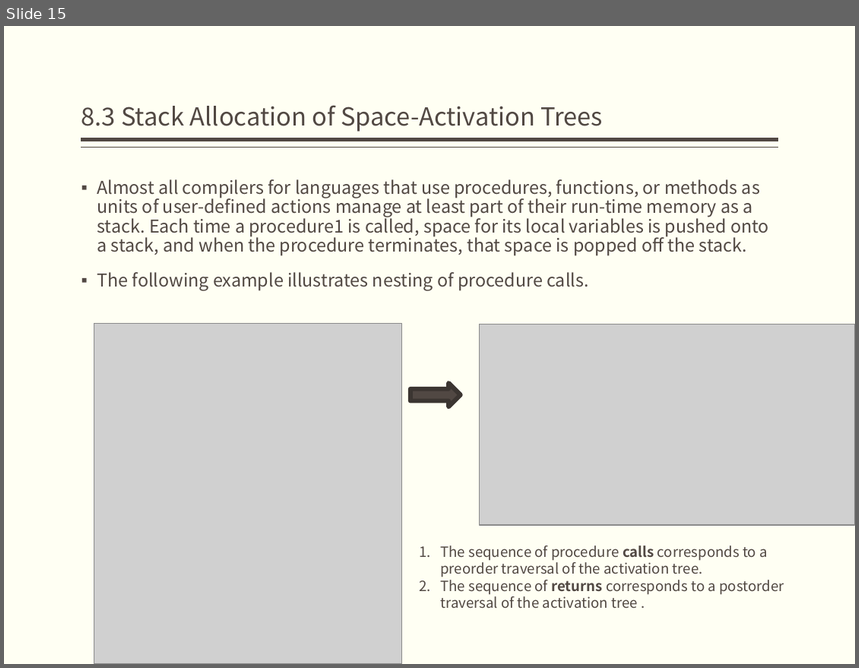
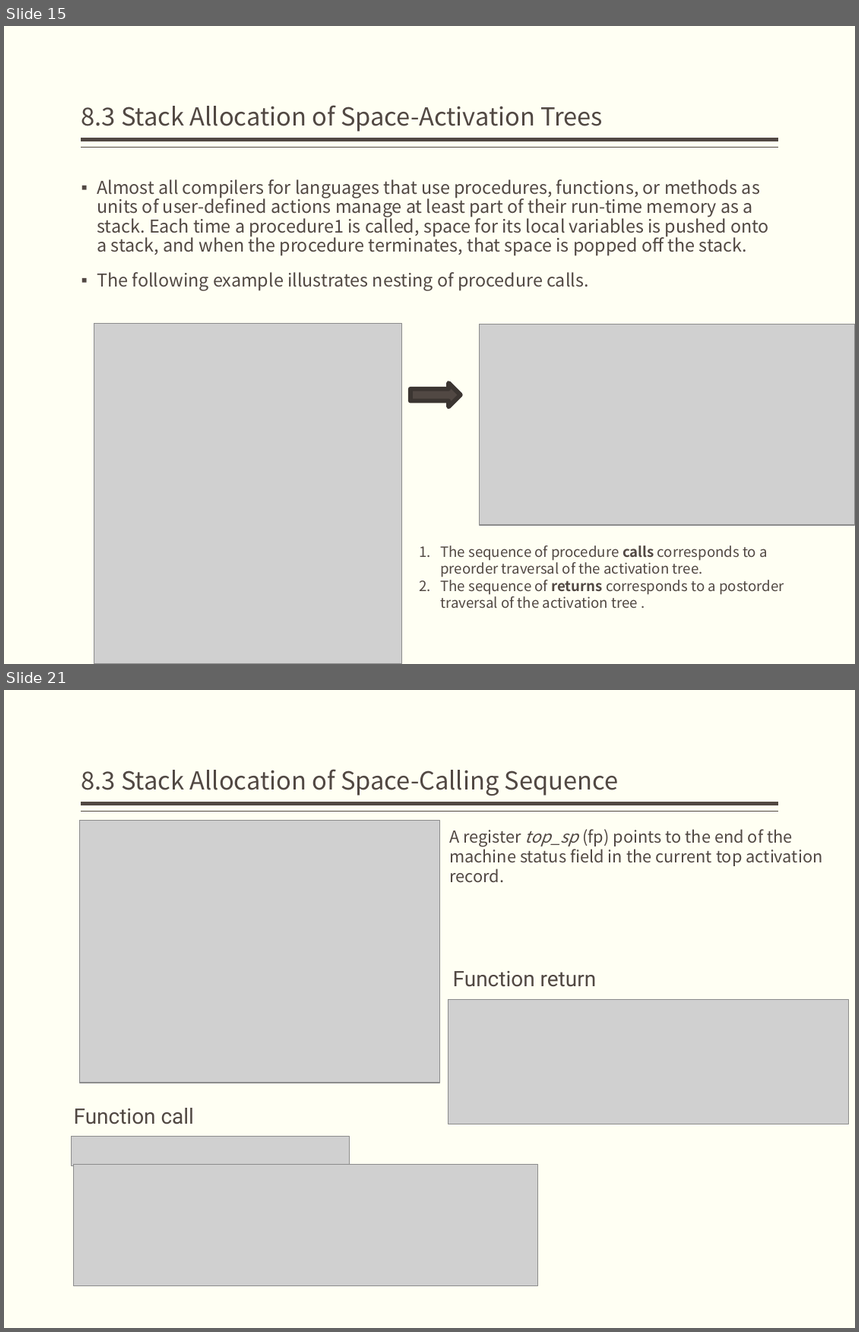
Before and after one commit to jz81/jz81.github.io, a slide deck: course/compiler/lecture/(Spring2020)Lecture8.pptx. Shown one above the other, each under a label of ours: slide 15 before the commit, slides 15 and 21 after it; the slides between them are not shown. The pictures are 859x668 and 859x1332 pixels, drawn with LibreOffice and Linux fonts; fonts in the diff are those of the drawing; grey boxes stand for pictures. Boxes give left, top, right and bottom in pixels: in the first picture for what was removed or moved away, otherwise in the second. Text is boxed around its words. In the diff, an @@ line names an element or a change of style, - is before the commit and + after.

```diff
--- a/course/compiler/lecture/(Spring2020)Lecture8.pptx
+++ b/course/compiler/lecture/(Spring2020)Lecture8.pptx
@@ slide 21 added at box(4, 690, 855, 1328), background #FFFFF3; not listed: 2 template elements that a slide beside it also shows @@
@@ title added at box(82, 769, 619, 796), 21 pt, text #514843 @@
+8.3 Stack Allocation of Space-Calling Sequence
@@ picture added at box(80, 820, 439, 1082) @@
@@ text added at box(449, 829, 823, 883), 14 pt, text #514843 @@
+A register top_sp (fp) points to the end of the machine status field in the current top activation record.
@@ text added at box(453, 971, 597, 987), 18 pt, text #514843 @@
+Function return
@@ picture added at box(449, 1000, 849, 1125) @@
@@ text added at box(74, 1108, 194, 1125), 18 pt, text #514843 @@
+Function call
@@ picture added at box(71, 1137, 350, 1167) @@
@@ picture added at box(74, 1165, 538, 1286) @@
```
Also in this commit, not shown: 1 slide changed, 6 other slides added, 5 slides removed.
